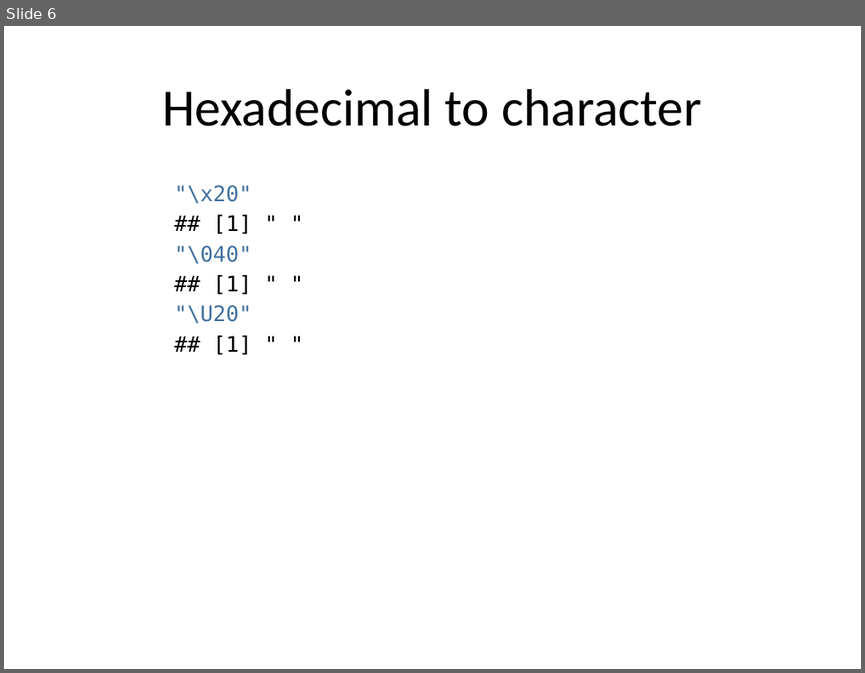
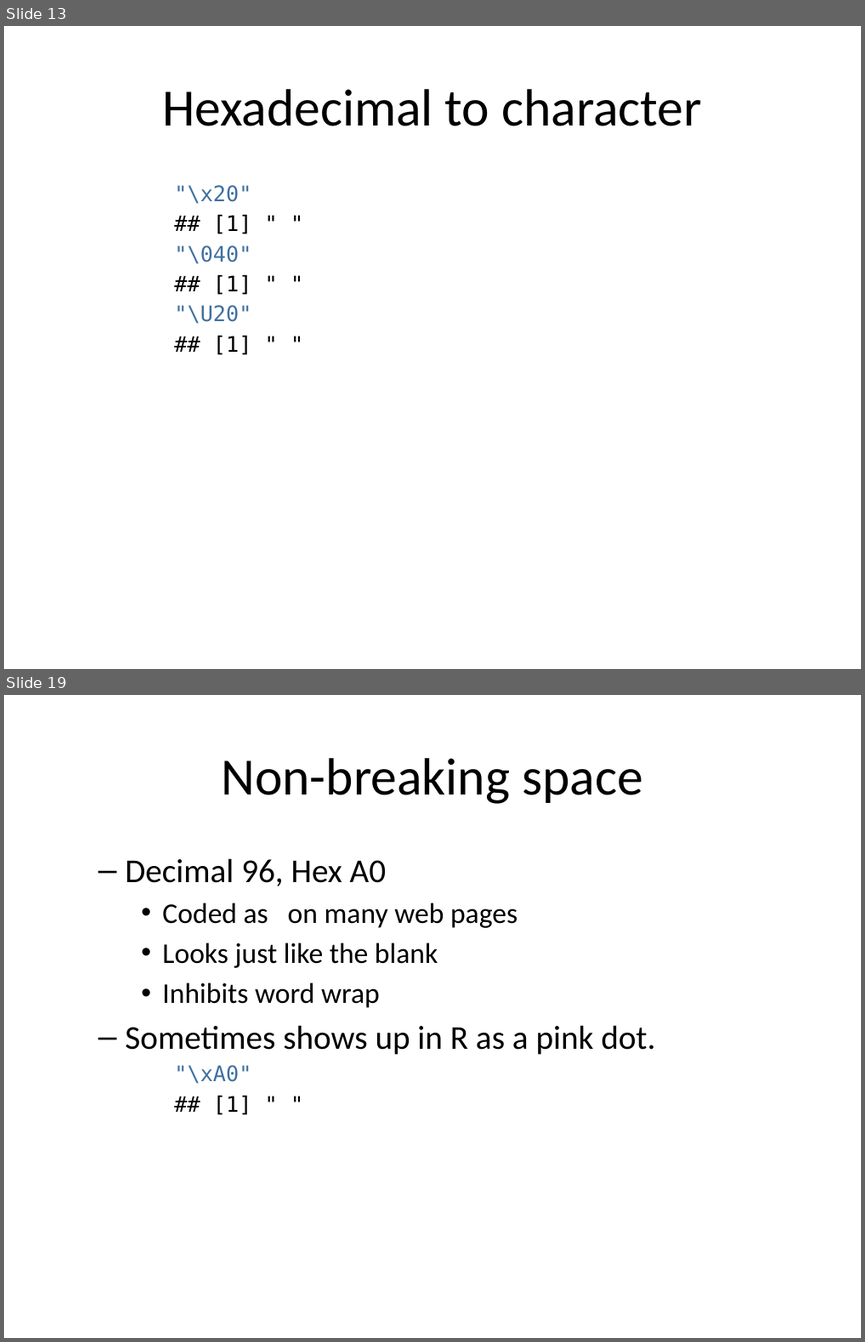
Before and after one commit to pmean/oddball-characters, a slide deck: results/oddball-characters.pptx. Shown one above the other, each under a label of ours: slide 6 before the commit, slides 13 and 19 after it; the slides between them are not shown. The pictures are 865x673 and 865x1342 pixels, drawn with LibreOffice and Linux fonts; fonts in the diff are those of the drawing. Boxes give left, top, right and bottom in pixels: in the first picture for what was removed or moved away, otherwise in the second. Text is boxed around its words. In the diff, an @@ line names an element or a change of style, - is before the commit and + after.

```diff
--- a/results/oddball-characters.pptx
+++ b/results/oddball-characters.pptx
@@ slide 19 added at (4,695,861,1338), background #FFFFFF @@
@@ title added at (221,758,643,804), 44 pt, text #000000 @@
+Non-breaking space
@@ text added at (125,858,655,1115), 24 pt, text #000000 @@
+  – Decimal 96, Hex A0
+    • Coded as on many web pages
+    • Looks just like the blank
+    • Inhibits word wrap
+  – Sometimes shows up in R as a pink dot.
+"\xA0"
+## [1] " "
@@ what was slide 6 is now slide 13 @@
```
Also in this commit, not shown: 2 slides changed, 16 other slides added, 9 other files.
